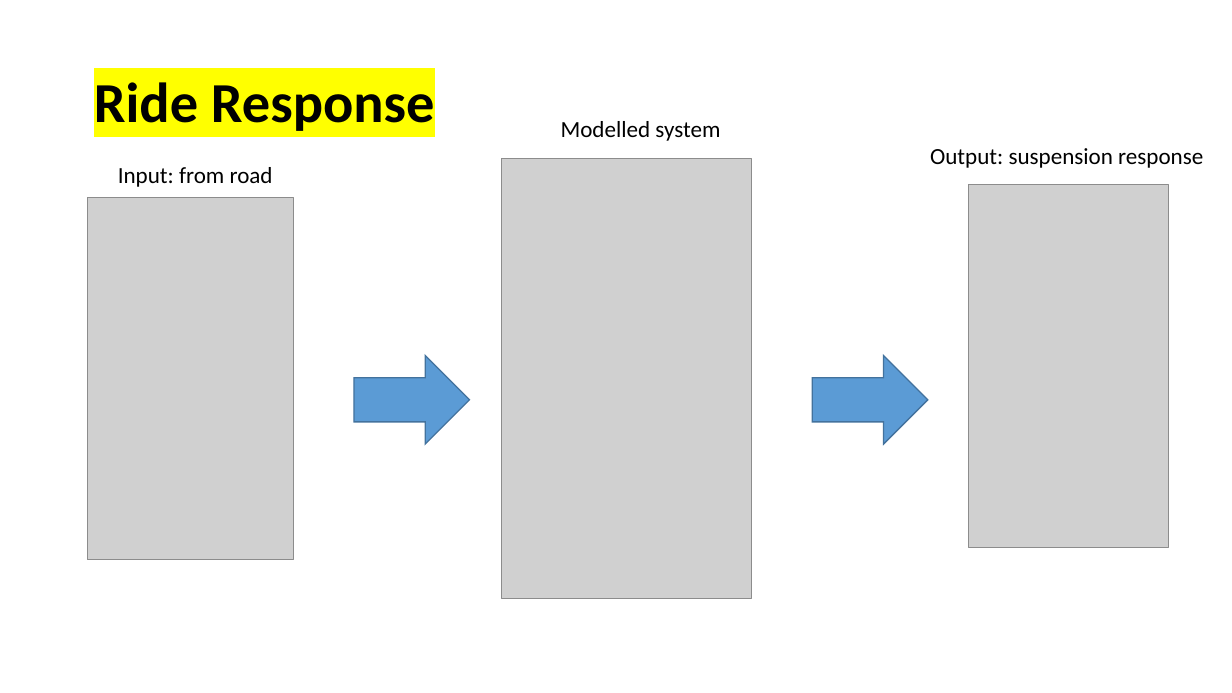
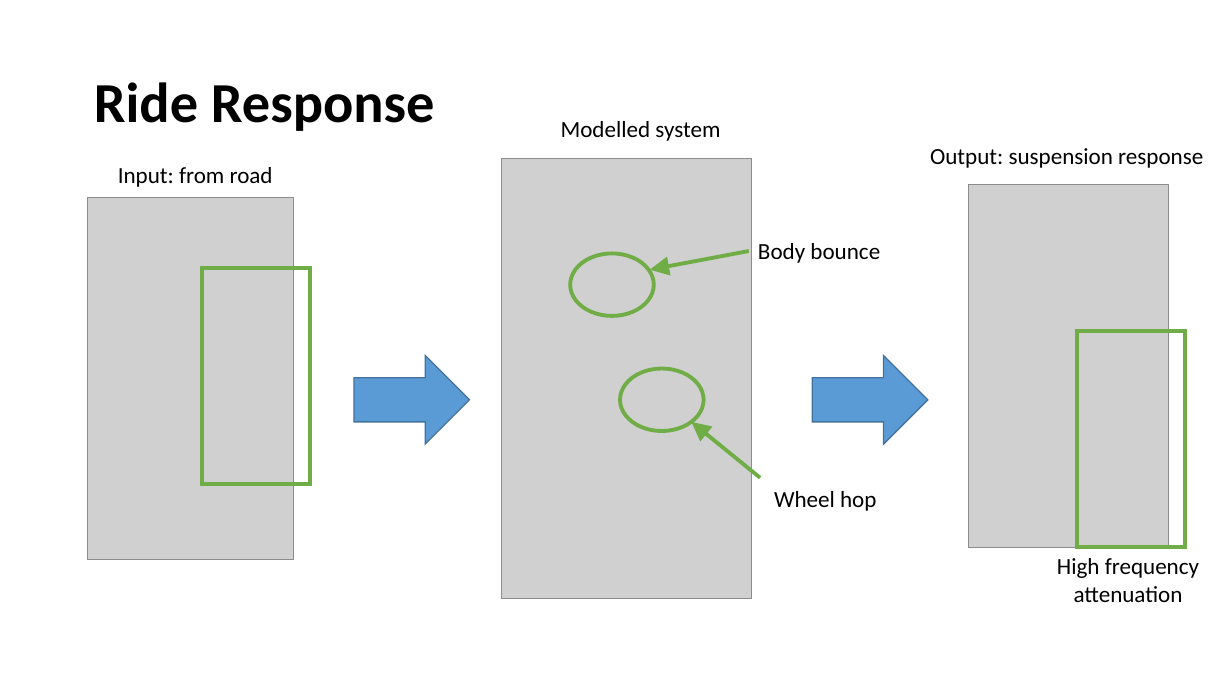
Before and after one commit to bamason2/ttc066-module, a slide deck: slide 11 of docs/lectures/Ride Dynamics.pptx. Drawn at 1232x693 pixels with LibreOffice and Linux fonts; fonts in the diff are those of the drawing; grey boxes stand for pictures; background and template pictures are left out. Boxes give left, top, right and bottom in pixels: in the first picture for what was removed or moved away, otherwise in the second. Text is boxed around its words. In the diff, an @@ line names an element or a change of style, - is before the commit and + after.

Commit message:
Ride dynamics lecture slides
Updated second half of lecture with some annotations on the figures (ride response).

```diff
--- a/docs/lectures/Ride Dynamics.pptx
+++ b/docs/lectures/Ride Dynamics.pptx
@@ title "Ride Response" at box(94, 82, 435, 131): highlight #FFFF00 to none @@
@@ rectangle added at box(202, 268, 311, 484), outline #70AD47 3 pt @@
@@ ellipse added at box(570, 253, 653, 316), outline #70AD47 3 pt @@
@@ arrow added from (749, 251) to (650, 270), #70AD47 3 pt @@
@@ text added at box(758, 243, 880, 263), 18 pt, text #000000 @@
+Body bounce
@@ rectangle added at box(1078, 331, 1186, 547), outline #70AD47 3 pt @@
@@ ellipse added at box(620, 369, 703, 432), outline #70AD47 3 pt @@
@@ arrow added from (761, 478) to (691, 422), #70AD47 3 pt @@
@@ text added at box(774, 491, 876, 511), 18 pt, text #000000 @@
+Wheel hop
@@ text added at box(1057, 558, 1199, 602), 18 pt, text #000000 @@
+High frequency
+attenuation
```
Also in this commit, not shown: 5 other slides changed, 1 slide added, 2 other files.
